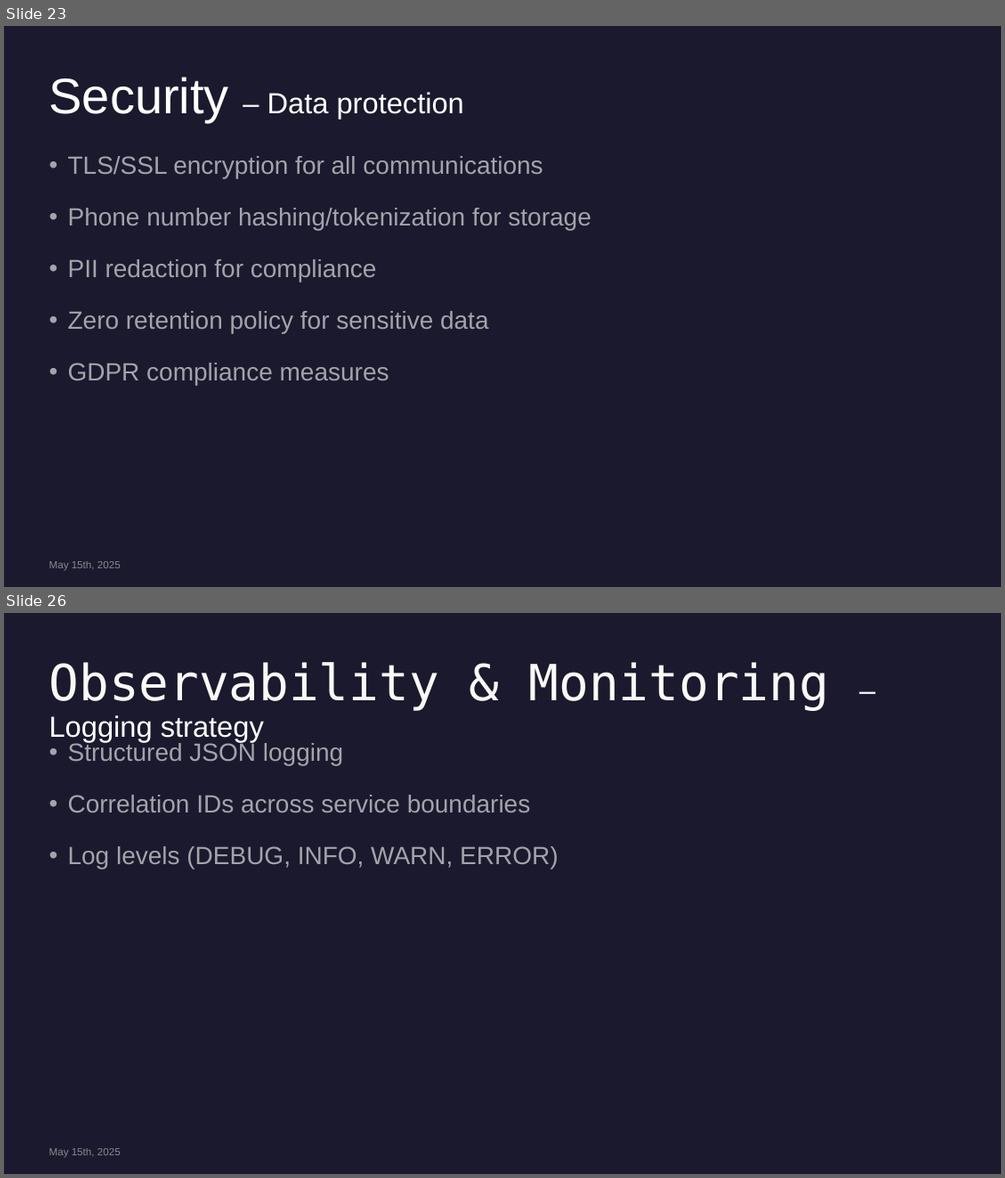
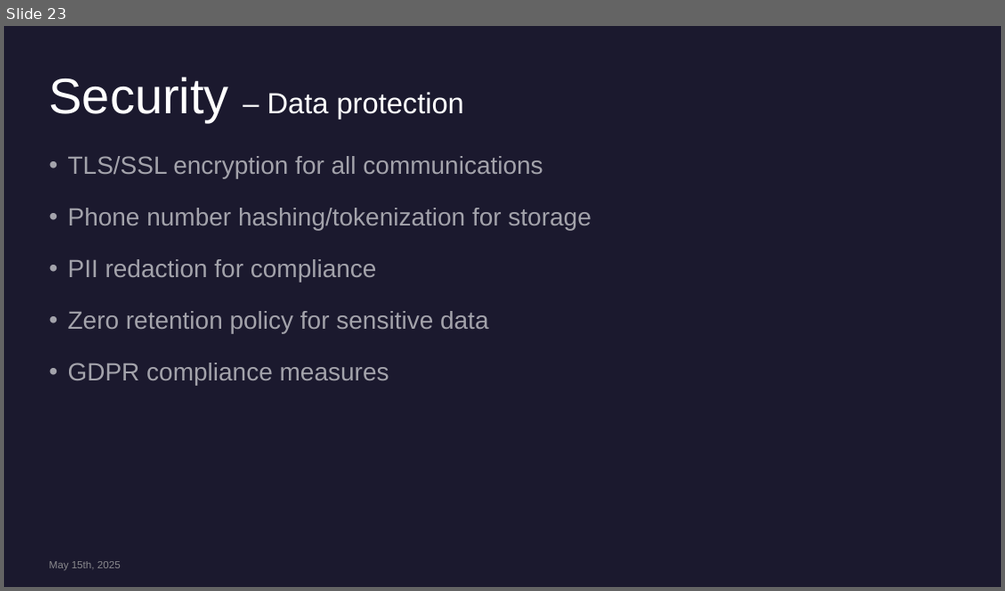
Before and after one commit to sergiosaraiva/number-verification-service, a slide deck: docs/Number Verification Microservice.pptx. Shown one above the other, each under a label of ours: slides 23 and 26 before the commit, slide 23 after it; the slides between them are not shown. The pictures are 1005x1178 and 1005x591 pixels, drawn with LibreOffice and Linux fonts; fonts in the diff are those of the drawing. Boxes give left, top, right and bottom in pixels: in the first picture for what was removed or moved away, otherwise in the second. Text is boxed around its words. In the diff, an @@ line names an element or a change of style, - is before the commit and + after.

Commit message:
initial implementation of Number Verification Service

```diff
--- a/docs/Number Verification Microservice.pptx
+++ b/docs/Number Verification Microservice.pptx
@@ slide 26 removed at box(4, 613, 1001, 1174), background #1B192E; not listed: 1 template element that a slide beside it also shows @@
@@ title removed at box(49, 662, 829, 742) @@
-Observability & Monitoring – Logging strategy
@@ text removed at box(68, 742, 558, 868) @@
-• Structured JSON logging
-• Correlation IDs across service boundaries
-• Log levels (DEBUG, INFO, WARN, ERROR)
@@ text removed at box(49, 1148, 121, 1157) @@
-May 15th, 2025
```
Also in this commit, not shown: 5 slides changed, 1 other file.
